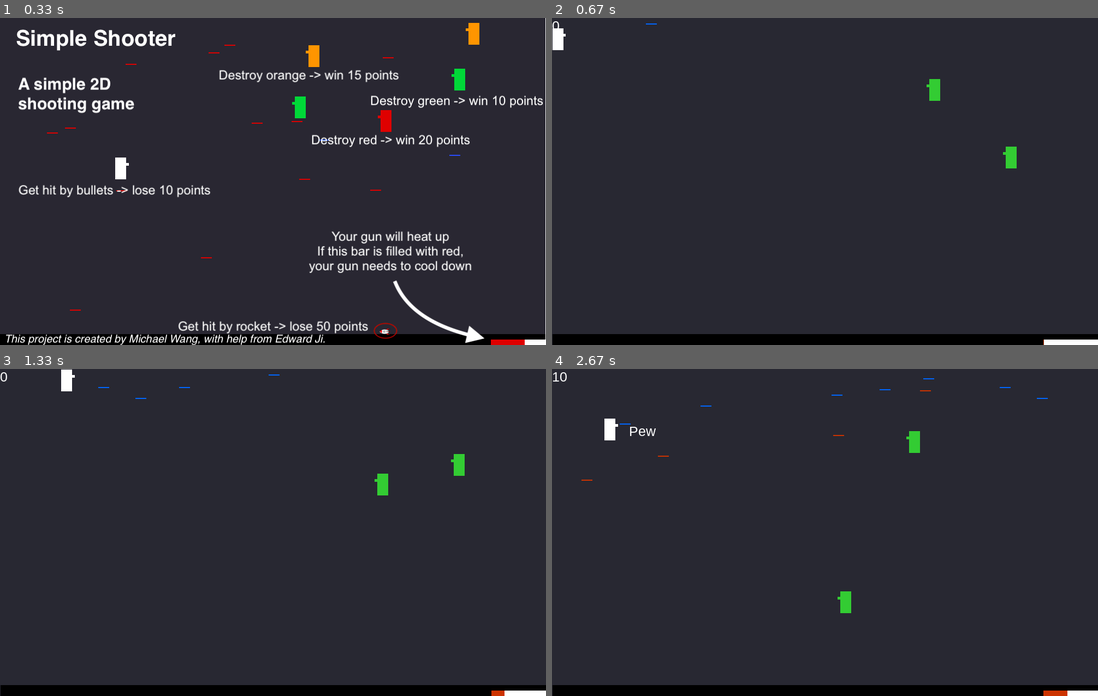
Above: before the commit, frames 1-4 (two rows, left to right).
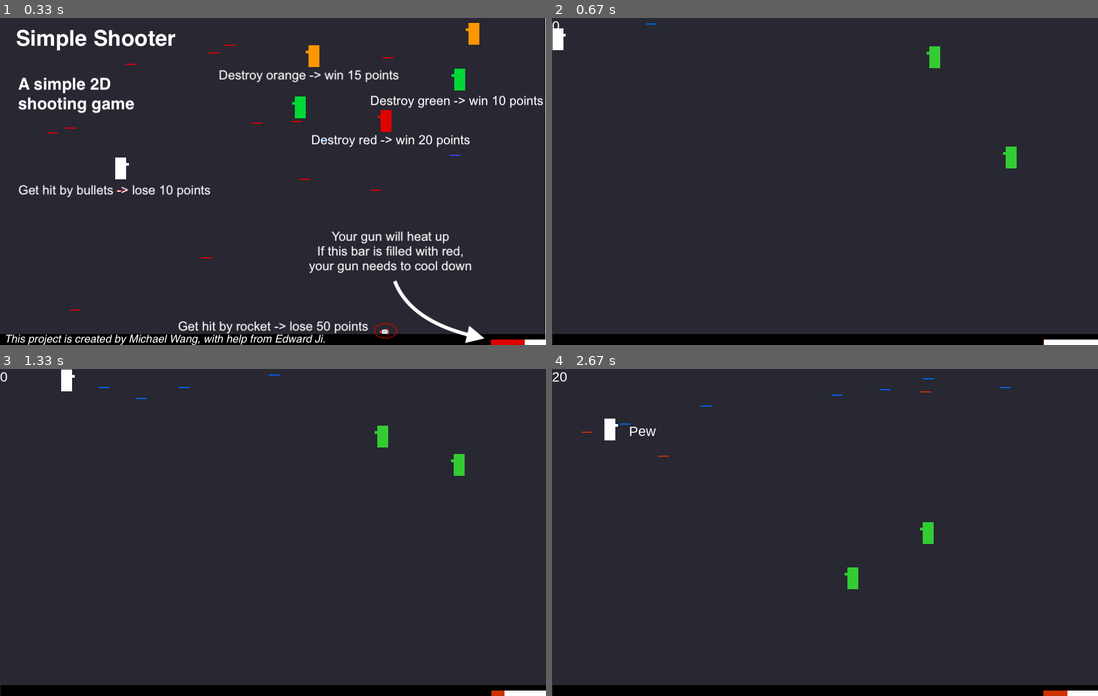
Above: after the commit, the same moments.

Repository: zwang20/SimpleShooter
Game: pygame game, started from simple_shooter.py
Same seed, same stepped clock (60 frames per second), same inputs: the game is played once before the commit and once after it.
Inputs:
- Up to frame 1 (0.33 s): no input
- Up to frame 2 (0.67 s): tap Space at 0.33 s
- Up to frame 3 (1.33 s): hold D 0.67-1.13 s; tap Space at 0.73, 1.03, 1.23 s; hold W from 1.17 s (still down)
- Up to frame 4 (2.67 s): release W at 1.47 s; hold D 1.5-1.97 s; tap Space at 1.57, 1.87, 2.07, 2.37, 2.63 s; hold A 2-2.53 s; hold S from 2.57 s (still down)

Frame 1 is identical in both runs. In frame 2, 0.3% of the frame differs, in the area x 68-72%, y 8-26%; in frame 3, 0.3%; in frame 4, 0.6%, in the area x 0-91%, y 1-75%.

Commit message:
renewed enemy movement

Diff:
--- a/simple_shooter.py
+++ b/simple_shooter.py
@@ -229,7 +229,7 @@
             self.fire_cooldown = 99999
         self.difficulty = difficulty
         self.dir = 'up'
-        self.dir_timer = 3
+        self.movement = 50
         self.fire_timer = time.time()
         self.spawn_protect = time.time()
         Enemy.family.append(self)
@@ -255,7 +255,7 @@
         sge_rect(game_display, self.x - 5, self.y + 10, 5, 5, colour)
 
     def chdir(self):
-        self.dir_timer = randint(30, 120)
+        self.movement = randint(50, 120)
         self.dir = choice(("left", "right", "up", "down"))
 
     def move(self):  # this now contains enemy ai
@@ -279,8 +279,11 @@
         elif self.y > display_height - ground_height - Enemy.height:
             self.y = display_height - ground_height - Enemy.height
             self.chdir()
-        self.dir_timer -= 1
-        if self.dir_timer <= 0:
+        if self.dir in ("up", "down"):
+            self.movement -= self.speedy
+        elif self.dir in ("left", "right"):
+            self.movement -= self.speedx
+        if self.movement <= 0:
             self.chdir()
 
     def fire(self):
